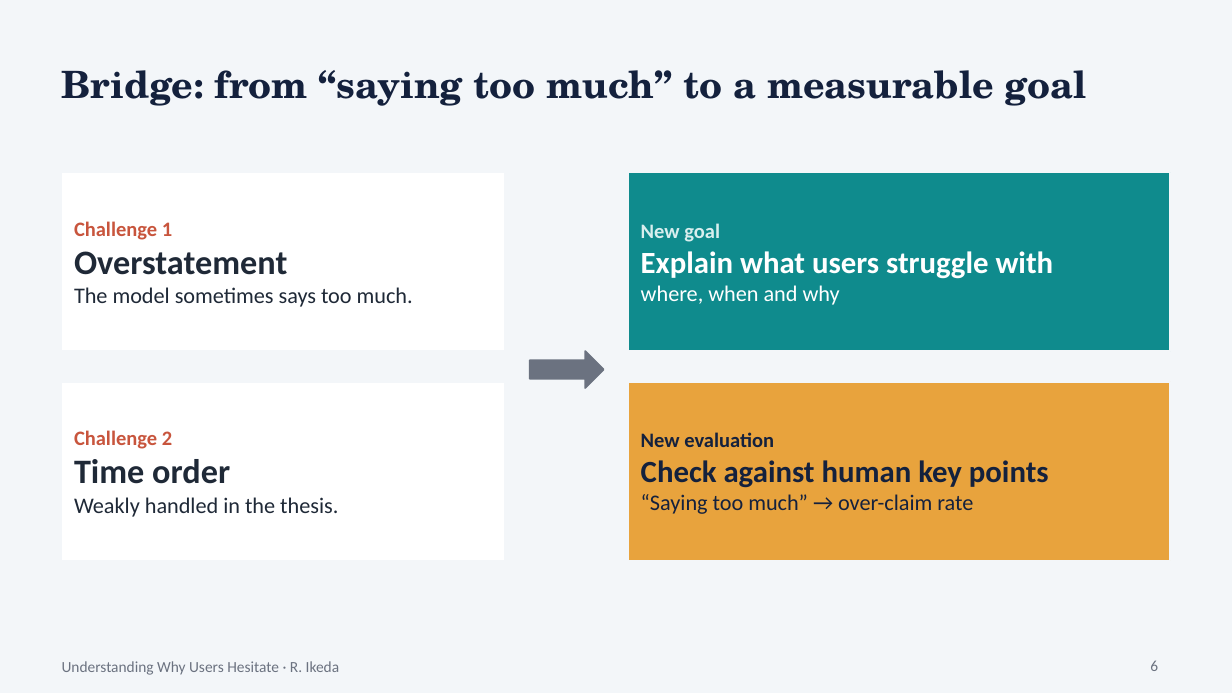
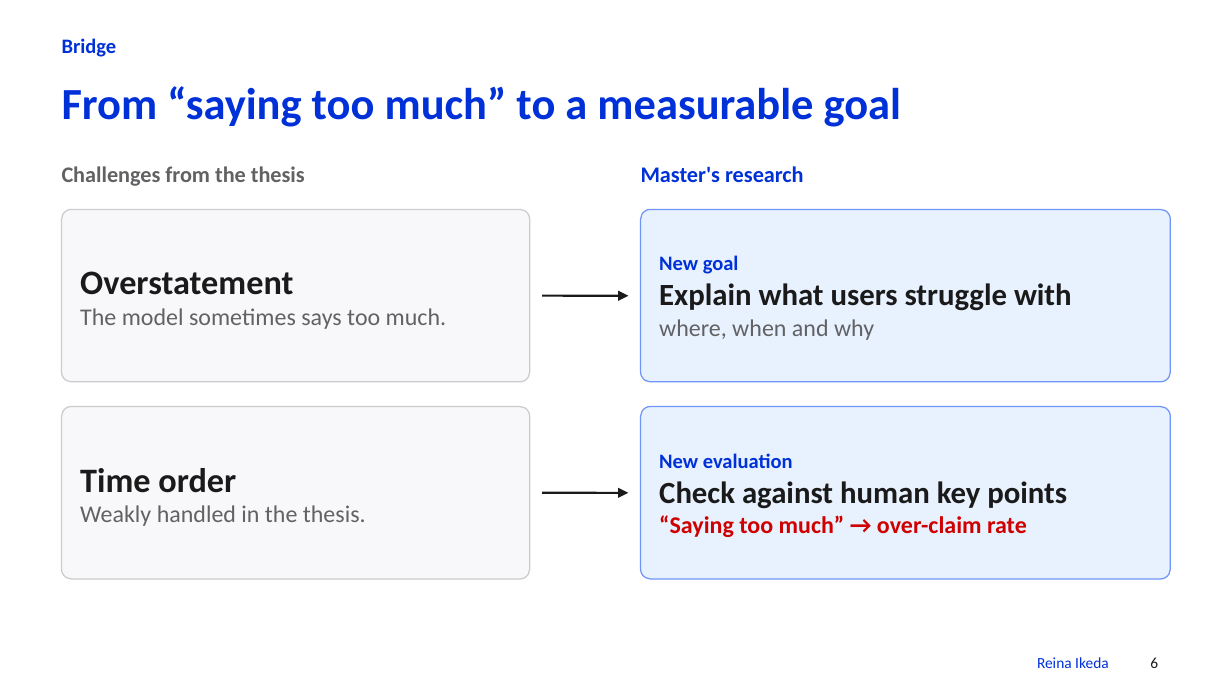
Before and after one commit to Reisnoo/reisnoo.github.io, a slide deck: slide 6 of slides/english_research_intro.pptx. Drawn at 1232x693 pixels with LibreOffice and Linux fonts; fonts in the diff are those of the drawing. Boxes give left, top, right and bottom in pixels: in the first picture for what was removed or moved away, otherwise in the second. Text is boxed around its words. In the diff, an @@ line names an element or a change of style, - is before the commit and + after.

```diff
--- a/slides/english_research_intro.pptx
+++ b/slides/english_research_intro.pptx
@@ background #F3F6F9 to #FFFFFF @@
@@ text added at box(62, 38, 117, 57), 12 pt, text #0031D8, bold @@
+Bridge
@@ text at box(62, 86, 901, 127): text changed; size 22 to 26 pt; font TeX Gyre Schola to Calibri; text colour #14213D to #0031D8 @@
-Bridge: from “saying too much” to a measurable goal
+From “saying too much” to a measurable goal
@@ rectangle removed at box(62, 172, 505, 351) @@
@@ text added at box(62, 166, 305, 186), 13 pt, text #626264, bold @@
+Challenges from the thesis
@@ rectangle removed at box(628, 172, 1170, 351) @@
@@ text added at box(641, 166, 804, 182), 13 pt, text #0031D8, bold @@
+Master's research
@@ rounded rectangle added at box(62, 209, 530, 382), fill #F8F8FB, outline #CCCCCC 0.75 pt @@
@@ text "Overstatement": place and size @@
-text "Overstatement" at box(74, 221, 413, 307)
+text "Overstatement" at box(80, 271, 447, 329)
@@ text "Overstatement" at box(80, 271, 447, 329): text colour #1F2937 to #1A1A1A in "Overstatement"; size 13 to 14 pt, text colour #1F2937 to #626264 in "The model sometimes says too much." @@
@@ rounded rectangle added at box(641, 209, 1170, 382), fill #E8F1FE, outline #7096F8 0.75 pt @@
@@ text "New goal": place and size @@
-text "New goal" at box(641, 223, 1054, 305)
+text "New goal" at box(659, 255, 1072, 340)
@@ text "New goal" at box(659, 255, 1072, 340): text colour #D8EEEE to #0031D8 in "New goal"; text colour #FFFFFF to #1A1A1A in "Explain what users struggle with"; size 13 to 14 pt, text colour #FFFFFF to #626264 in "where, when and why" @@
@@ text at box(74, 221, 172, 240): paragraph removed @@
-Challenge 1
@@ arrow added from (542, 296) to (628, 296), #1A1A1A 1.25 pt @@
@@ right arrow removed at box(530, 351, 604, 388) @@
@@ rectangle removed at box(62, 382, 505, 561) @@
@@ rectangle removed at box(628, 382, 1170, 561) @@
@@ rounded rectangle added at box(62, 407, 530, 579), fill #F8F8FB, outline #CCCCCC 0.75 pt @@
@@ text "Time order": place and size @@
-text "Time order" at box(74, 430, 338, 517)
+text "Time order" at box(80, 468, 366, 526)
@@ text "Time order" at box(80, 468, 366, 526): text colour #1F2937 to #1A1A1A in "Time order"; size 13 to 14 pt, text colour #1F2937 to #626264 in "Weakly handled in the thesis." @@
@@ rounded rectangle added at box(641, 407, 1170, 579), fill #E8F1FE, outline #7096F8 0.75 pt @@
@@ text "New evaluation": place and size @@
-text "New evaluation" at box(641, 432, 1049, 514)
+text "New evaluation" at box(659, 453, 1067, 537)
@@ text "New evaluation" at box(659, 453, 1067, 537): text colour #14213D to #0031D8 in "New evaluation"; text colour #14213D to #1A1A1A in "Check against human key points"; size 13 to 14 pt, text colour #14213D to #CE0000, bold on in "“Saying too much” → over-claim rate" @@
@@ text at box(74, 430, 172, 449): paragraph removed @@
-Challenge 2
@@ arrow added from (542, 493) to (628, 493), #1A1A1A 1.25 pt @@
@@ text added at box(1037, 657, 1109, 668), 9 pt, text #0031D8 @@
+Reina Ikeda
@@ page number at box(1150, 657, 1158, 668): text colour #6B7280 to #1A1A1A @@
@@ text removed at box(62, 661, 340, 675) @@
-Understanding Why Users Hesitate · R. Ikeda
```
Also in this commit, not shown: 8 other slides changed, 1 other file.
